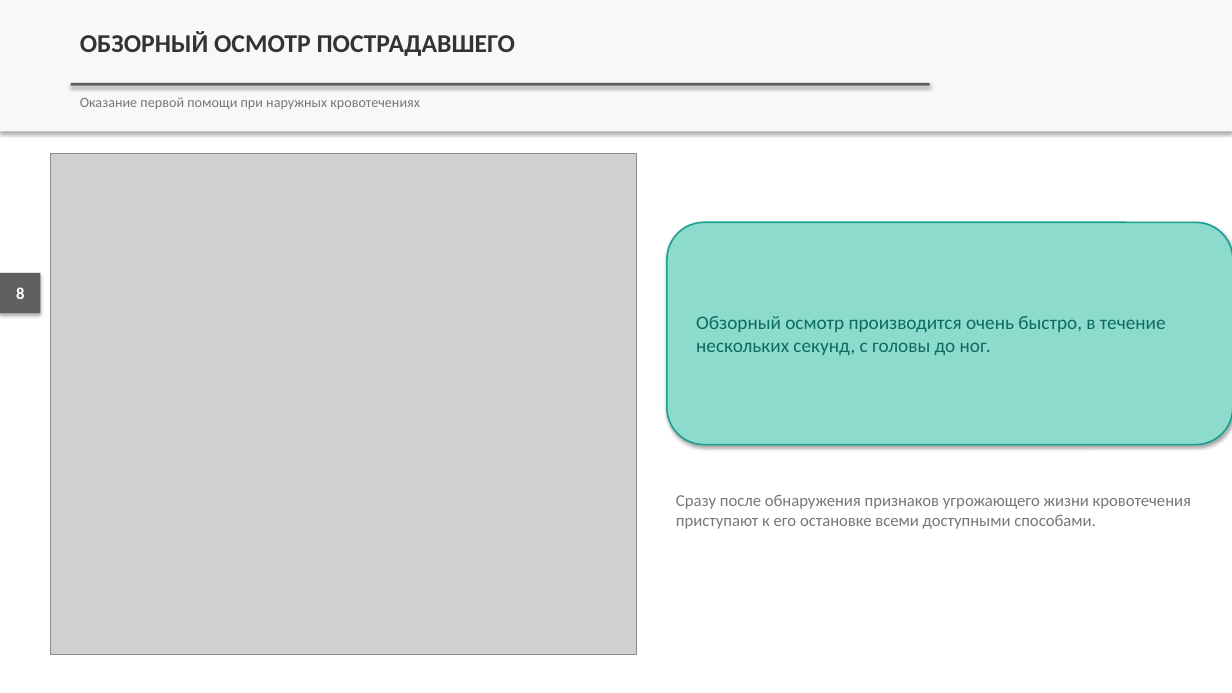
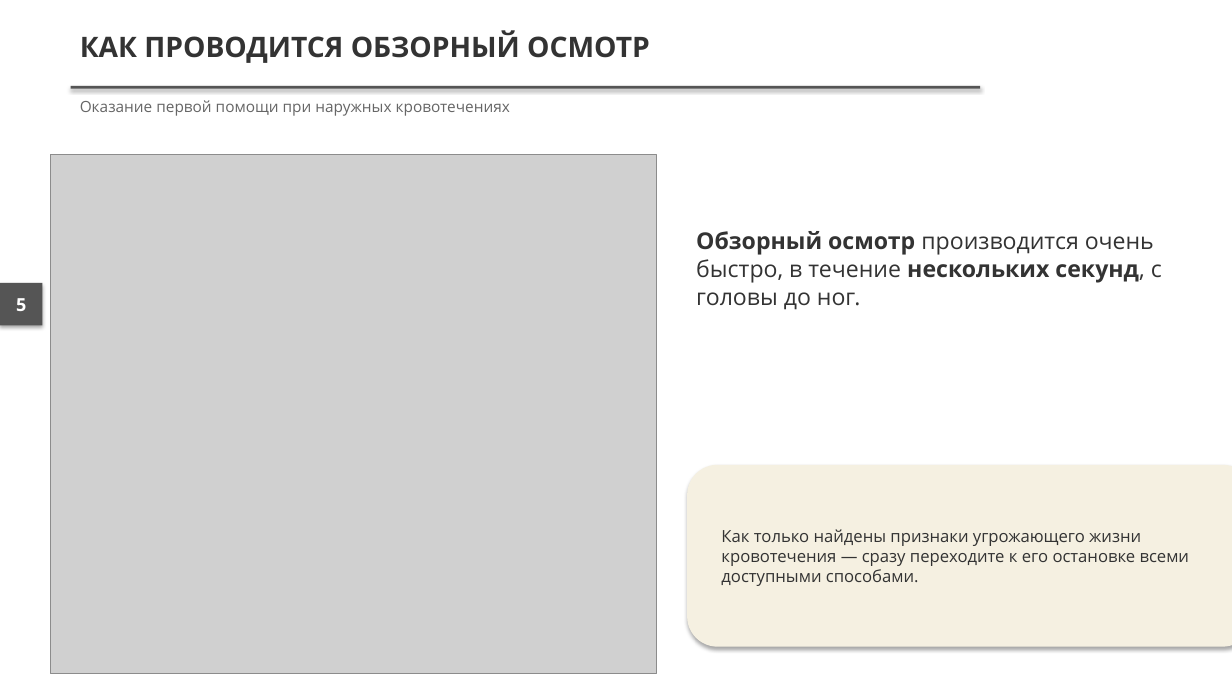
Before and after one commit to lysakalenushka-hash/-, a slide deck: slide 5 of presentations/out/Кровотечение_Обзорный_осмотр_пострадавшего.pptx (slide 8 before the commit). Drawn at 1232x693 pixels with LibreOffice and Linux fonts; fonts in the diff are those of the drawing; grey boxes stand for pictures. Boxes give left, top, right and bottom in pixels: in the first picture for what was removed or moved away, otherwise in the second. Text is boxed around its words. In the diff, an @@ line names an element or a change of style, - is before the commit and + after.

```diff
--- a/presentations/out/Кровотечение_Обзорный_осмотр_пострадавшего.pptx
+++ b/presentations/out/Кровотечение_Обзорный_осмотр_пострадавшего.pptx
@@ rectangle removed at box(0, 0, 1232, 131) @@
@@ text at box(80, 31, 650, 63): text changed; size 20 to 22 pt; font Calibri to Open Sans @@
-ОБЗОРНЫЙ ОСМОТР ПОСТРАДАВШЕГО
+КАК ПРОВОДИТСЯ ОБЗОРНЫЙ ОСМОТР
@@ rectangle at box(71, 86, 981, 89): fill #606060 to #555555 @@
@@ rectangle: place and size @@
-rectangle at box(71, 83, 931, 86)
+rectangle at box(71, 86, 981, 89)
@@ text "Оказание первой помощи при наружных ..." at box(80, 100, 510, 116): size 11 to 12 pt, font Calibri to Open Sans, text colour #777777 to #666666 @@
@@ picture: place and size @@
-picture at box(51, 153, 637, 655)
+picture at box(51, 155, 657, 674)
@@ text "Обзорный осмотр производится очень быстро, ...": place and size @@
-text "Обзорный осмотр производится очень быстро, ..." at box(696, 316, 1166, 355)
+text "Обзорный осмотр производится очень быстро, ..." at box(696, 231, 1162, 310)
@@ text "Обзорный осмотр производится очень быстро, ..." at box(696, 231, 1162, 310): size 15 to 18 pt, font Calibri to Open Sans, text colour #0D6B60 to #333333; bold on in "Обзорный осмотр нескольких секунд,"; vertical alignment middle to top @@
@@ rectangle: place and size @@
-rectangle at box(0, 273, 41, 313)
+rectangle at box(0, 283, 43, 325)
@@ rectangle at box(0, 283, 43, 325): fill #606060 to #555555 @@
@@ text removed at box(16, 287, 24, 299) @@
-8
@@ text added at box(16, 298, 26, 311), 14 pt, text #FFFFFF, bold @@
+5
@@ rounded rectangle: place and size @@
-rounded rectangle at box(667, 223, 1232, 445)
+rounded rectangle at box(688, 465, 1232, 647)
@@ rounded rectangle at box(688, 465, 1232, 647): fill #8DDBCD to #F5F0E1; outline #1AA090 1.25 pt to none @@
@@ text "Как только найдены признаки угрожающего ..." at box(721, 529, 1190, 586): vertical alignment top to middle @@
@@ text at box(721, 529, 1190, 586): text changed; font Calibri to Open Sans; text colour #777777 to #333333 @@
-Сразу после обнаружения признаков угрожающего жизни кровотечения приступают к его остановке всеми доступными способами.
+Как только найдены признаки угрожающего жизни кровотечения — сразу переходите к его остановке всеми доступными способами.
```
Also in this commit, not shown: 6 other slides changed, 3 slides added, 5 slides removed, 9 other files.
